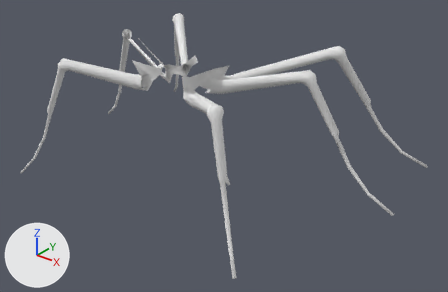
Renders of the OBJ model assets/flyleg.obj from each side of a commit.
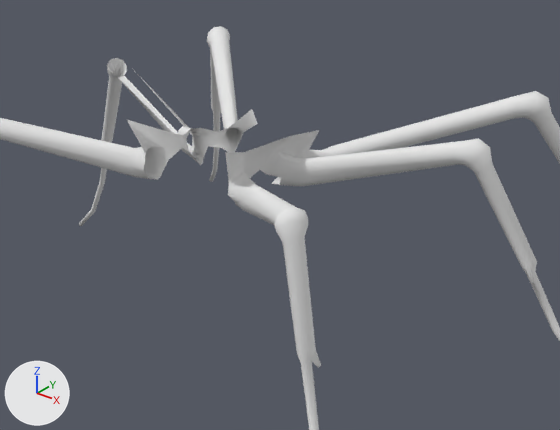
Each version appears first whole from a 50 mm camera at (0.0522, -0.0593, 0.0354) aimed at (0.0029, 0.0023, -0.0028), and next in a close-up on the part from 15% to 78% of the width and 0% to 74% of the height. Arrows for +X, +Y and +Z are at lower left; the lights stay in place. Where no turn or scale is listed for an object, it has been applied to the vertices.

In view in the first close-up: 'fly_body.001'.
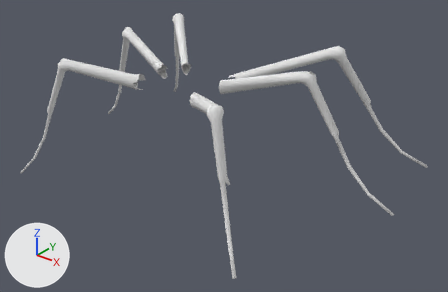
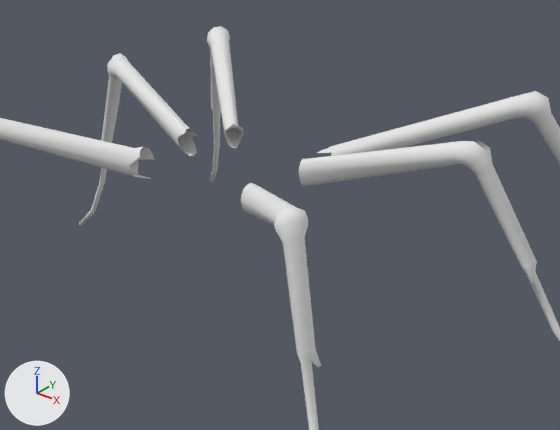
The newer file is also rescaled (x1.142), turned or shifted as a whole; pictures and numbers use the older file's frame.

What changed in the scene script:
```text
Change me_fly_body_001:
    used by ob_fly_body_001; location = (0.0, 0.0, 0.0)
    verts and faces of me_fly_body_001; kept vertices keep their numbers, new ones are numbered from 740
    before: 223 (0.0162, 0.0035, 0.0103) at pixel (490, 148), 224 (0.0164, 0.0031, 0.0105) at pixel (490, 147), 225 (0.0148, 0.0029, 0.0105), 226 (0.0148, 0.0025, 0.0107) at pixel (462, 140), 268 (0.0164, 0.0026, 0.0105) at pixel (485, 150)
    before: 293 (0.0158, 0.0023, 0.011) at pixel (474, 141), 294 (0.0156, 0.0033, 0.0107) at pixel (480, 140), 295 (0.0157, 0.0029, 0.011) at pixel (478, 138)
    remove me_fly_body_001.from_pydata(...)  # 740 vertices, 1400 faces; spans x -0.0269..0.0269, y -0.0165..0.0224, z -0.0073..0.0114
    add me_fly_body_001.from_pydata(...)  # 651 vertices, 1223 faces; spans x -0.0269..0.0269, y -0.0165..0.0224, z -0.0073..0.0114
    me_fly_body_001 part 1
    100 vertices are removed from x -0.0051..0.0051, y -0.0081..0.0044, z 0.0062..0.0108
    212 faces are deleted
    12 vertices are added at x -0.0158..-0.0147, y 0.0015..0.0035, z 0.0096..0.011
    42 new faces join them
    me_fly_body_001 part 2
    add delete_vertices([295])  # with the faces that use them
```

Changed parts and their boxes (x1, y1, x2, y2) in the close-ups (560 x 430 px):
part 1 of me_fly_body_001, cut back
    before: (127, 109, 332, 210)
    after: (107, 53, 192, 147)
part 2 of me_fly_body_001, deleted
    before: (465, 138, 490, 150)
